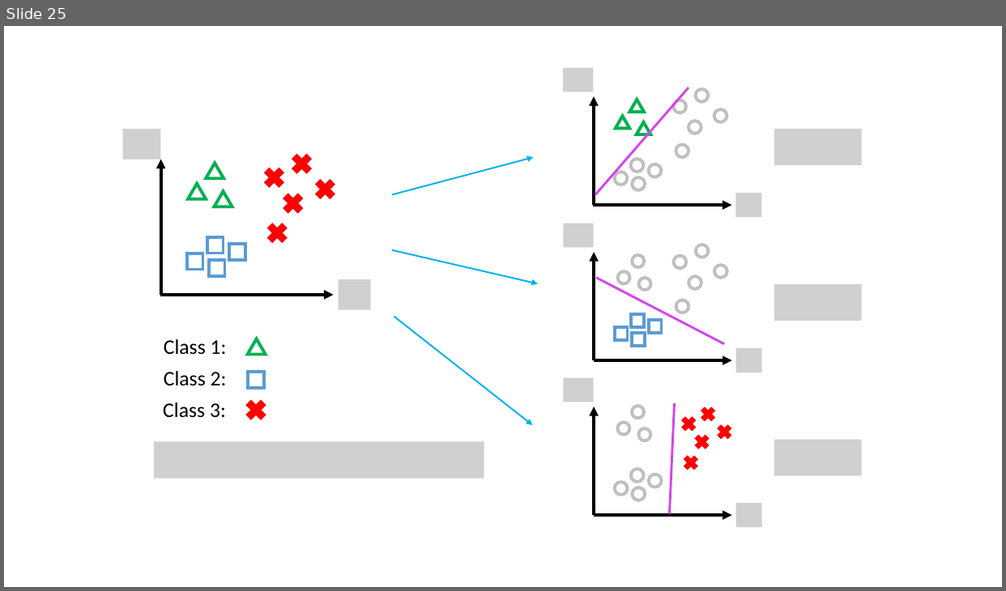
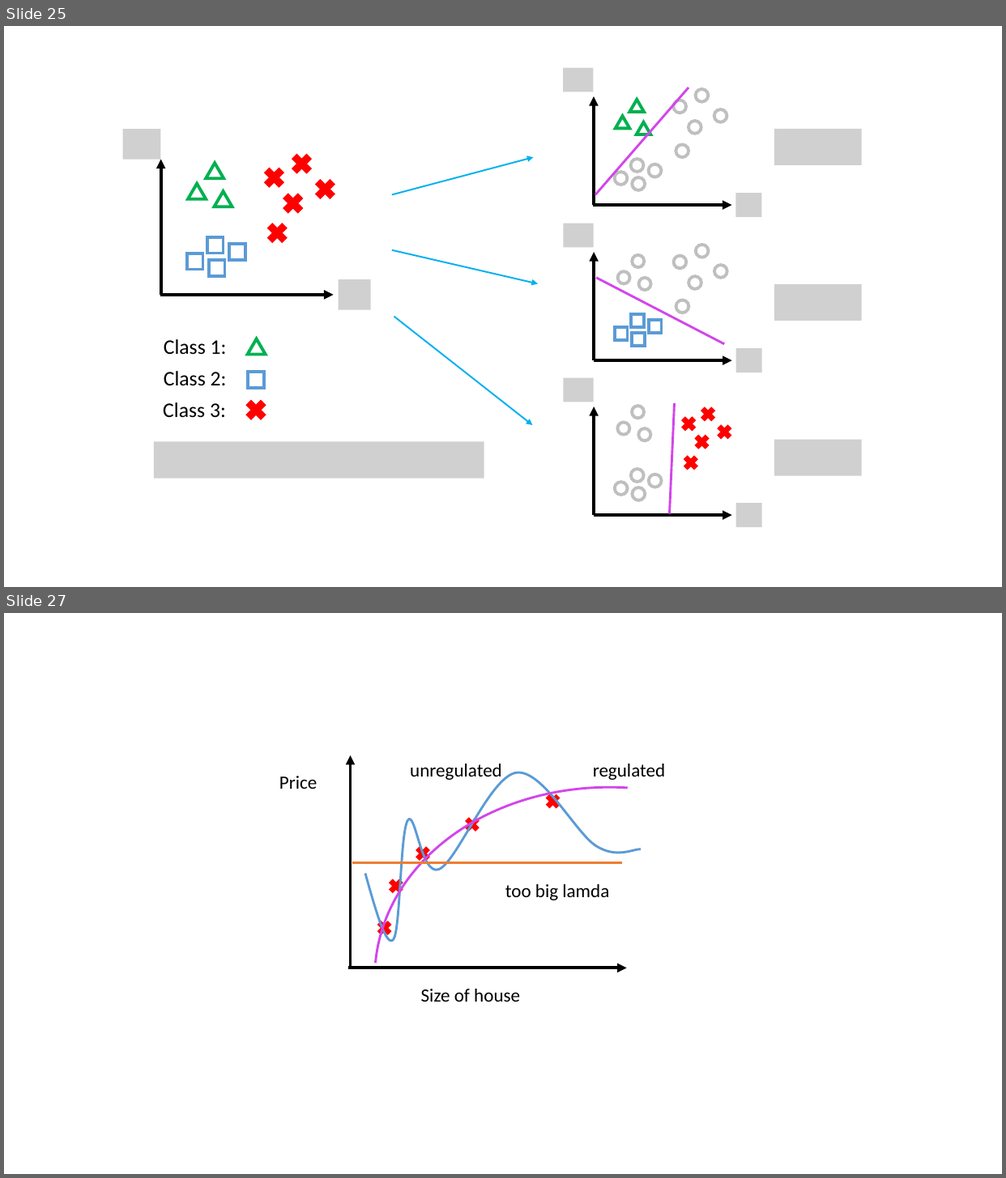
Before and after one commit to tankeryang/tankeryang.github.io, a slide deck: _mysource/演示文稿1.pptx. Shown one above the other, each under a label of ours: slide 25 before the commit, slides 25 and 27 after it; the slides between them are not shown. The pictures are 1006x591 and 1006x1178 pixels, drawn with LibreOffice and Linux fonts; fonts in the diff are those of the drawing; grey boxes stand for pictures. Boxes give left, top, right and bottom in pixels: in the first picture for what was removed or moved away, otherwise in the second. Text is boxed around its words. In the diff, an @@ line names an element or a change of style, - is before the commit and + after.

```diff
--- a/_mysource/演示文稿1.pptx
+++ b/_mysource/演示文稿1.pptx
@@ slide 27 added at [4, 613, 1002, 1174], background #FFFFFF @@
@@ group added at [279, 753, 879, 1174]: 5 texts, 5 crosses, 2 arrows, 1 freeform shape, 1 arc (boxed as its full ellipse), 1 line @@
+Price
+Size of house
+unregulated
+regulated
+too big lamda
```
Also in this commit, not shown: 1 other slide added, 11 other files.
